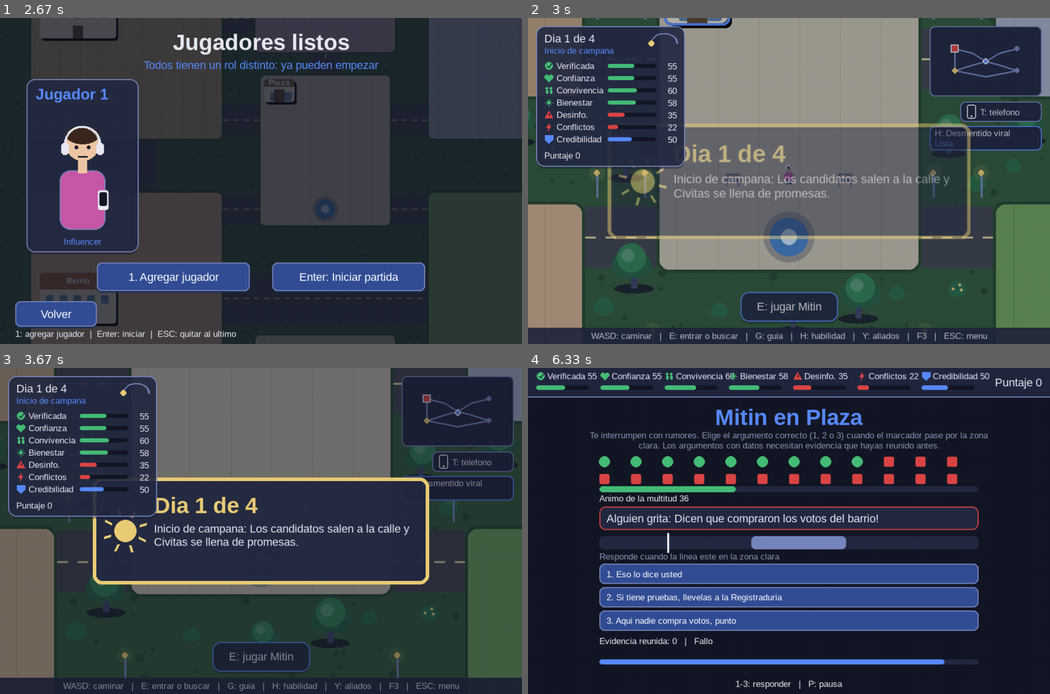
Above: before the commit, frames 1-4 (two rows, left to right).
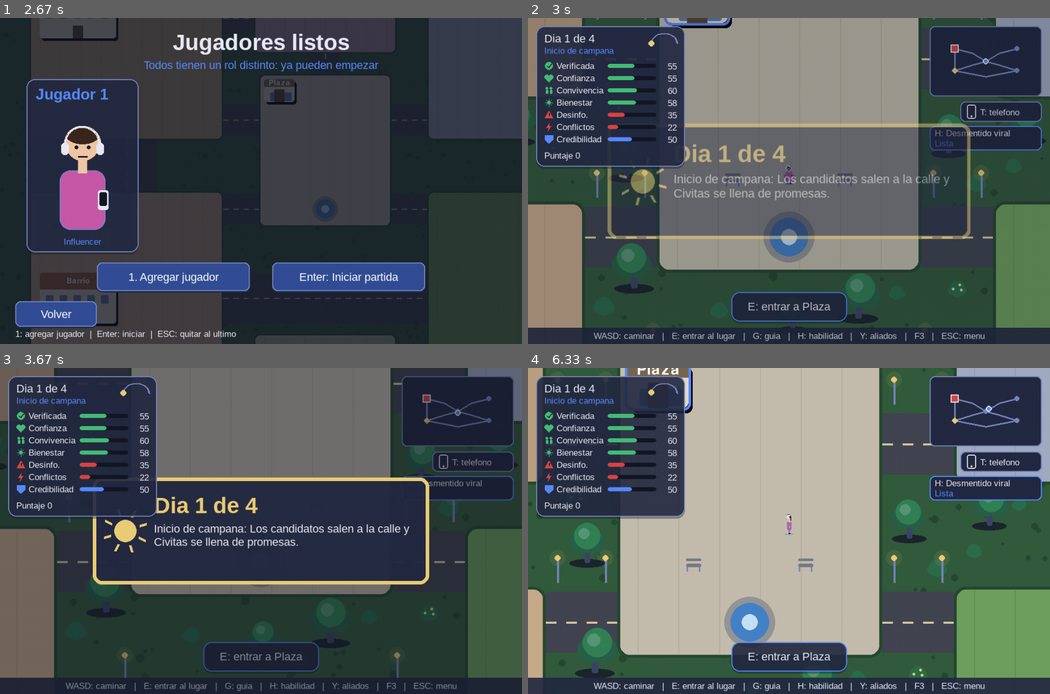
Above: after the commit, the same moments.

Repository: Jsvarela/POST-TRUTH
Game: pygame game, started from src/main.py
Two runs of this game, one before a commit and one after it. Both use one fixed random seed, a clock stepped at 60 frames per second and the inputs below.
Inputs (mouse positions are in pixels of both pictures, inside the frame that each line leads up to):
- Up to frame 1 (2.67 s): tap Enter at 0.33, 0.67, 1.33 s; tap Space at 1 s; hold Esc 1.67-2.13 s; hold S 1.67-2.13 s; move the mouse to (281, 220) at 1.7 s; tap 3 at 2.17 s; tap 1 at 2.5 s
- Up to frame 2 (3 s): tap Enter at 2.83 s
- Up to frame 3 (3.67 s): hold S 3.17-3.63 s; move the mouse to (198, 508) at 3.2 s
- Up to frame 4 (6.33 s): hold A 3.67-4.07 s; hold W 4.1-4.47 s; hold D 4.5-5.13 s; tap E at 5.17 s; hold 2 from 5.9 s (still down); hold A from 5.9 s (still down); move the mouse to (867, 420) at 5.93 s

Frame 1 is identical in both runs. In frame 2, 1.3% of the frame differs, in the area x 12-88%, y 83-100%; in frame 3, 1.0%; in frame 4, 96%, in the area x 0-100%, y 0-100%.

Commit message:
E entra siempre al lugar: adentro aparece la evidencia sola y se elige entre la noticia y el minijuego

Diff:
--- /dev/null
+++ b/src/post_truth/controllers/lugar_state.py
@@ -0,0 +1,81 @@
+"""Interior de un lugar (E en la calle entra siempre aqui). Al entrar se encuentra sola la evidencia del lugar;
+adentro se elige: ver la noticia (si es aqui), jugar el minijuego del lugar o volver a la calle. El dia sigue."""
+import pygame
+
+from post_truth.controllers.base_state import BaseState
+from post_truth.models import minijuego as mj
+from post_truth.sesion import FIN, FIN_DIA
+from post_truth.views.componentes import Boton
+from post_truth.views.hud import DatosHud
+from post_truth.views.lugar_view import dibujar_lugar, rect_boton
+
+TECLAS = (pygame.K_1, pygame.K_2, pygame.K_3)
+
+
+class LugarState(BaseState):
+    def al_entrar(self) -> None:
+        s = self.app.partida
+        self.t = 0.0
+        self.zona = s.jugador_actual.zona
+        evidencia = s.buscar_evidencia(s.jugador_actual.id)
+        self.tarjetas: list[tuple[str, str, str]] = []
+        if evidencia is not None:
+            self.tarjetas.append(("Encontraste evidencia", f"{evidencia.titulo}: {evidencia.hallazgo}", "bueno"))
+        if self.zona == s.zona_noticia:
+            self.tarjetas.append(("La noticia es aqui", s.arbol.event.title, "crisis" if s.reloj_activo else "info"))
+        if not self.tarjetas:
+            self.tarjetas.append(("Nada nuevo por aqui", "Aqui no hay nada de la noticia de hoy.", "info"))
+        acciones = []
+        if self.zona == s.zona_noticia:
+            acciones.append(("Ver la noticia", self._noticia))
+        juego = s.minijuego_en(self.zona)
+        if juego is not None:
+            acciones.append((f"Jugar {mj.REGISTRO[juego].nombre}", self._minijuego))
+        acciones.append(("Volver a la calle", self._volver))
+        self.botones = [Boton(rect_boton(i), f"{i + 1}. {texto}", accion, atajo=TECLAS[i])
+                        for i, (texto, accion) in enumerate(acciones)]
+
+    @property
+    def opciones(self) -> list[str]:
+        return [b.texto.split(". ", 1)[1] for b in self.botones]
+
+    def _noticia(self) -> None:
+        self.app.estados.cambiar("escena", fundido=True)
+
+    def _minijuego(self) -> None:
+        if self.app.partida.iniciar_minijuego(self.zona) is not None:
+            self.app.estados.cambiar("minijuego", fundido=True)
+
+    def _volver(self) -> None:
+        self.app.estados.cambiar("mundo", fundido=True)
+
+    def handle_event(self, event: pygame.event.Event) -> None:
+        if event.type == pygame.KEYDOWN and event.key == pygame.K_ESCAPE:
+            self._volver()
+            return
+        if event.type == pygame.KEYDOWN and event.key in (pygame.K_RETURN, pygame.K_SPACE, pygame.K_e):
+            self.botones[0].al_hacer_clic()
+            return
+        for b in self.botones:
+            if b.handle_event(event):
+                break
+
+    def update(self, dt: float) -> None:
+        self.t += dt
+        s = self.app.partida
+        vencida = s.transcurrir(dt)   # adentro el dia sigue corriendo
+        if vencida is not None:
+            self.app.estados.cambiar("escena", fundido=True)
+        elif s.novedad == "crisis":   # la calle la anuncia y abre el telefono
+            self.app.estados.cambiar("mundo", fundido=True)
+        elif s.fase in (FIN_DIA, FIN):
+            self.app.estados.cambiar("resumen", fundido=True)
+
+    def datos_hud(self) -> DatosHud:
+        s = self.app.partida
+        return DatosHud(s.ciudad.as_display_rows(), s.jugador_actual.credibilidad, origen=id(s.ciudad))
+
+    def draw(self, pantalla: pygame.Surface) -> None:
+        nombre = self.app.partida.mapa.zona(self.zona).nombre if self.zona in self.app.partida.mapa else self.zona
+        dibujar_lugar(pantalla, self.app.fuentes, self.app.temas.actual, self.zona, nombre, self.tarjetas,
+                      self.botones, self.t)
--- a/src/post_truth/controllers/mundo_state.py
+++ b/src/post_truth/controllers/mundo_state.py
@@ -93,7 +93,6 @@
         self.camara.saltar(self.mundo.jugador)
         self.presionadas.clear()
         self.aviso, self._t_aviso = "", 0.0
-        self.menu: list[str] = []   # opciones del lugar cuando hay mas de una (E las muestra, 1-3 elige)
 
     def _avisar(self, texto: str, titulo: str = "", tipo: str = "info") -> None:
         """El texto queda en la franja; con `titulo` ademas baja un toast animado."""
@@ -108,64 +107,18 @@
         """La zona que pisa el jugador: E funciona en cualquier punto dentro de ella."""
         return self.mundo.zona_en(self.mundo.jugador)
 
-    def opciones(self, zona: str) -> list[str]:
-        """Lo que se puede hacer en `zona`: "entrar" (la noticia), "evidencia" y/o "minijuego"."""
-        inv = self.sesion.jugador_actual.investigacion
-        evidencia = inv.evidencia_en(zona)
-        if zona == self.sesion.zona_noticia:
-            ops = ["entrar"]
-        elif evidencia is not None and not inv.esta_descubierta(evidencia.id):
-            ops = ["evidencia"]
-        else:
-            ops = []
-        return ops + (["minijuego"] if self.sesion.minijuego_en(zona) else [])
-
     def accion_disponible(self) -> tuple[str, str] | None:
-        """(zona, "entrar" | "evidencia" | "minijuego" | "elegir") de lo que hace E aqui, o None."""
+        """(zona, "entrar") si el jugador esta dentro de un lugar: E entra siempre y adentro se decide."""
         zona = self.zona_aqui()
-        ops = self.opciones(zona) if zona is not None else []
-        if not ops:
-            return None
-        return zona, ops[0] if len(ops) == 1 else "elegir"
+        return (zona, "entrar") if zona is not None else None
 
     def etiqueta(self, que: str, zona: str) -> str:
-        if que == "entrar":
-            return f"Entrar a la noticia de {zona.capitalize()}"
-        if que == "evidencia":
-            return f"Buscar evidencia en {zona.capitalize()}"
-        return f"Jugar {mj.REGISTRO[self.sesion.minijuego_en(zona)].nombre}"
+        return f"Entrar a {self.mundo.zonas[zona].nombre}"
 
     def _usar(self) -> None:
-        if self.menu:
-            self.menu = []
-            return
-        accion = self.accion_disponible()
-        if accion is None:
-            zona = self.zona_aqui()
-            if zona is not None:
-                self._avisar(f"{zona.capitalize()}: aqui no hay nada de esta noticia.", "Nada por aqui")
-            return
-        zona, que = accion
-        if que == "elegir":
-            self.menu = self.opciones(zona)
-            return
-        self._hacer(zona, que)
-
-    def _hacer(self, zona: str, que: str) -> None:
-        self.menu = []
-        if que == "minijuego":
-            if self.sesion.iniciar_minijuego(zona) is not None:
-                self.presionadas.clear()
-                self.app.estados.cambiar("minijuego", fundido=True)
-            return
-        if que == "entrar":
-            self.sesion.buscar_evidencia(self.jugador_id)
-            self.presionadas.clear()
-            self.app.estados.cambiar("escena", fundido=True)
-            return
-        evidencia = self.sesion.buscar_evidencia(self.jugador_id)
-        if evidencia is not None:
-            self._avisar(f"{evidencia.titulo}: {evidencia.hallazgo}", "Evidencia encontrada", "bueno")
+        if self.zona_aqui() is not None:
+            self.presionadas.clear()
+            self.app.estados.cambiar("lugar", fundido=True)
 
     def handle_event(self, event: pygame.event.Event) -> None:
         if event.type == pygame.KEYDOWN:
@@ -174,13 +127,9 @@
                 self._avisar(aviso[1], aviso[0], aviso[2])
             if era:
                 return
-            if event.key == pygame.K_ESCAPE and self.menu:
-                self.menu = []
-            elif event.key == pygame.K_ESCAPE:
+            if event.key == pygame.K_ESCAPE:
                 self.app.partida = None
                 self.app.estados.cambiar("menu")
-            elif self.menu and pygame.K_1 <= event.key < pygame.K_1 + len(self.menu):
-                self._hacer(self.zona_aqui(), self.menu[event.key - pygame.K_1])
             elif event.key in DIRECCIONES:
                 self.presionadas.add(event.key)
             elif event.key == pygame.K_e:
@@ -212,8 +161,6 @@
         if zona is not None and zona != zona_antes:
             self._avisar(f"Entraste a {self.mundo.zonas[zona].nombre}.")
         self._situar()
-        if self.menu and self.accion_disponible() is None:   # se alejo del lugar
-            self.menu = []
         self.animacion.actualizar(dx, dy, math.dist(antes, self.mundo.jugador), dt)
         self.camara.seguir(self.mundo.jugador, dt)
         self.t += dt
@@ -261,7 +208,6 @@
             reloj=(s.tiempo_restante, s.tiempo_viral_total) if s.reloj_activo else None,
             dia=(s.campana.dia + 1, len(s.campana.dias)), fraccion_dia=s.campana.fraccion,
             credibilidad=s.jugador_actual.credibilidad,
-            menu=tuple(self.etiqueta(o, self.zona_aqui()) for o in self.menu),
             texto_accion=self.etiqueta(accion[1], accion[0]) if (accion := self.accion_disponible())
             and accion[1] != "elegir" else "")
 
--- a/src/post_truth/pygame_app.py
+++ b/src/post_truth/pygame_app.py
@@ -6,6 +6,7 @@
 from post_truth.controllers.fase_state import FaseState
 from post_truth.controllers.intro_state import IntroState
 from post_truth.controllers.investigacion_state import InvestigacionState
+from post_truth.controllers.lugar_state import LugarState
 from post_truth.controllers.menu_state import MenuState
 from post_truth.controllers.minijuego_state import MinijuegoState
 from post_truth.controllers.mundo_state import MundoState
@@ -54,6 +55,7 @@
         self.estados.registrar("telefono", TelefonoState(self))
         self.estados.registrar("investigacion", InvestigacionState(self))
         self.estados.registrar("fase", FaseState(self))
+        self.estados.registrar("lugar", LugarState(self))
         self.estados.cambiar("menu")
 
     def run(self) -> None:
--- /dev/null
+++ b/src/post_truth/views/lugar_view.py
@@ -0,0 +1,36 @@
+"""Interior de un lugar: lo primero al entrar. Muestra lo que se encontro y que se puede hacer ahi."""
+import pygame
+
+from post_truth.config import ALTO, ANCHO, px
+from post_truth.views.componentes import Boton, Fuentes, Tarjeta, panel
+from post_truth.views.escena_view import RECT_ESCENA
+from post_truth.views.theme import TOKENS, Tema, esp
+from post_truth.views.zona_view import dibujar_fondo_zona
+
+RECT_PANEL = pygame.Rect(ANCHO // 2 - px(330), px(110), px(660), px(470))
+
+
+def rect_boton(i: int) -> pygame.Rect:
+    return pygame.Rect(RECT_PANEL.x + esp(4), RECT_PANEL.y + px(268) + i * px(58), RECT_PANEL.w - 2 * esp(4), px(48))
+
+
+def dibujar_lugar(pantalla: pygame.Surface, fuentes: Fuentes, tema: Tema, zona: str, nombre: str,
+                  tarjetas: list[tuple[str, str, str]], botones: list[Boton], t: float) -> None:
+    """`tarjetas`: (titulo, texto, tipo) de lo que hay aqui (evidencia hallada, la noticia del dia...)."""
+    pantalla.fill(tema.fondo)
+    dibujar_fondo_zona(pantalla, zona, tema, pygame.Rect(0, RECT_ESCENA.y, ANCHO, ALTO - RECT_ESCENA.y))
+    entrada = min(1.0, t / TOKENS.dur_media)
+    caja = RECT_PANEL.move(0, round(px(30) * (1 - entrada) ** 2))   # el panel sube suave al entrar
+    panel(pantalla, tema, caja, TOKENS.alfa_panel)
+    titulo = fuentes.titulo.render(nombre, True, tema.acento)
+    pantalla.blit(titulo, titulo.get_rect(midtop=(caja.centerx, caja.y + esp(3))))
+    y = caja.y + px(80)
+    for titulo_t, texto, tipo in tarjetas[:2]:
+        Tarjeta(pygame.Rect(caja.x + esp(4), y, caja.w - 2 * esp(4), px(84)), titulo_t, texto, tipo).draw(
+            pantalla, fuentes, tema)
+        y += px(92)
+    for b in botones:
+        b.draw(pantalla, fuentes.normal, tema)
+    ayuda = fuentes.chica.render("1-3 o clic: elegir   |   Enter: lo primero   |   ESC: volver a la calle", True,
+                                 tema.texto)
+    pantalla.blit(ayuda, ayuda.get_rect(midbottom=(ANCHO // 2, ALTO - esp(3))))
--- a/src/post_truth/views/mundo_view.py
+++ b/src/post_truth/views/mundo_view.py
@@ -17,7 +17,7 @@
 from post_truth.views.mapa_view import _rombo
 from post_truth.views.theme import TEMAS, TOKENS, Tema, esp
 
-AYUDA = "WASD: caminar   |   E: entrar o buscar   |   G: guia   |   H: habilidad   |   Y: aliados   |   F3   |   ESC: menu"
+AYUDA = "WASD: caminar   |   E: entrar al lugar   |   G: guia   |   H: habilidad   |   Y: aliados   |   F3   |   ESC: menu"
 ALTO_PERSONAJE = 3.2
 PAJAROS = ((260, 70, 0.0), (300, 70, 0.6), (1100, -55, 9.0))
 RECT_MINIMAPA = pygame.Rect(ANCHO - px(16) - px(220), px(16), px(220), px(138))
@@ -48,7 +48,6 @@
     dia: tuple[int, int] | None = None         # (dia, total) de la campana
     fraccion_dia: float = 0.0                  # 0 amanecer .. 1 noche
     credibilidad: int | None = None
-    menu: tuple[str, ...] = ()                 # opciones del lugar abiertas con E (se eligen con 1-3)
     texto_accion: str = ""                     # que hace E aqui, cuando hay una sola opcion
     animacion: AnimacionPersonaje = field(default_factory=AnimacionPersonaje)
 
@@ -341,8 +340,6 @@
 def _mensaje(estado: EstadoMundo) -> str:
     if estado.aviso:
         return estado.aviso
-    if estado.menu:
-        return " | ".join(f"{i + 1}: {o}" for i, o in enumerate(estado.menu)) + " | E: cerrar"
     if estado.accion is not None:
         zona, que = estado.accion
         if que == "elegir":
